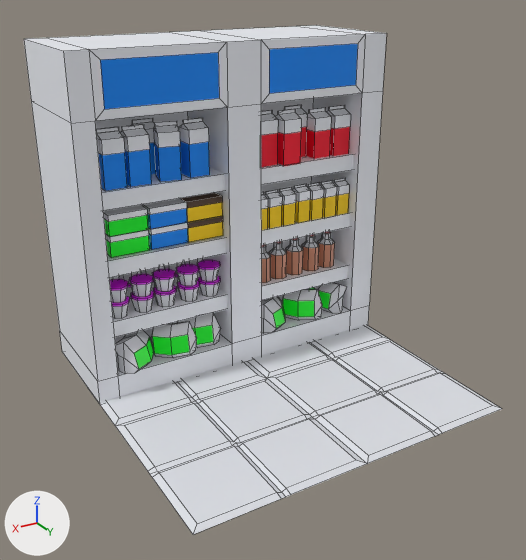
Renders of the FBX model Assets/Resources/Object_3D/module/surgele.fbx from each side of a commit.
The view is the same before and after, from a camera (50 mm lens) standing at (4.13, 6.78, 4.74) and looking at (0.17, 0.18, 1.44). Lighting does not change. The marker at lower left points along +X, +Y and +Z. Mesh edges are drawn as thin lines. Where no turn or scale is listed for an object, it has been applied to the vertices. Vertices at the same position are counted once.

Objects in the first picture: 'Plan.001'.
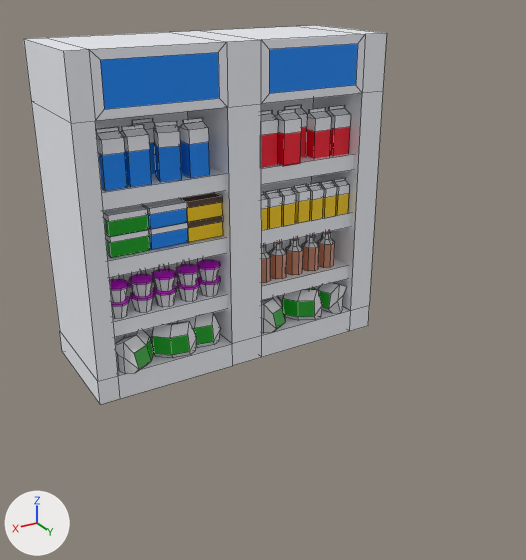
What differs and where, as boxes [x1, y1, x2, y2] in the pictures (526 x 560 px):
'Plan.001', recoloured, reshaped (24% narrower, 25% shorter)
    before: [24, 25, 502, 535]
    after: [24, 25, 387, 405]
part 1 of me_plan_015, deleted
    before: [100, 326, 502, 535]

What changed in the scene script:
```text
Change mat_green:
    mat_green.base_color: (0.0, 1.0, 0.0171) -> (0.0, 0.384, 0.00861)  # green #00ff23 -> green #00a717
Change me_plan_015:
    where me_plan_015.from_pydata(...)  # 1476 vertices, 1244 faces; spans x -2.0..2.0, y -2.0..2.0, z 0.0..4.0
    used by ob_plan_001; location = (0.0, 0.0, 0.0)
    me_plan_015 part 1: the loose piece of 100 vertices spanning x -2.0..2.0, y -0.95..2.0, z 0.0..0.03 is deleted
```
